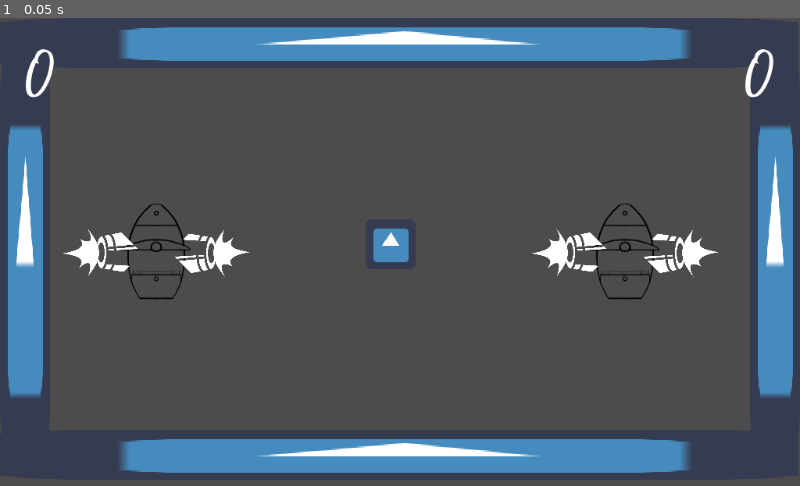
Above: before the commit, frame 1.
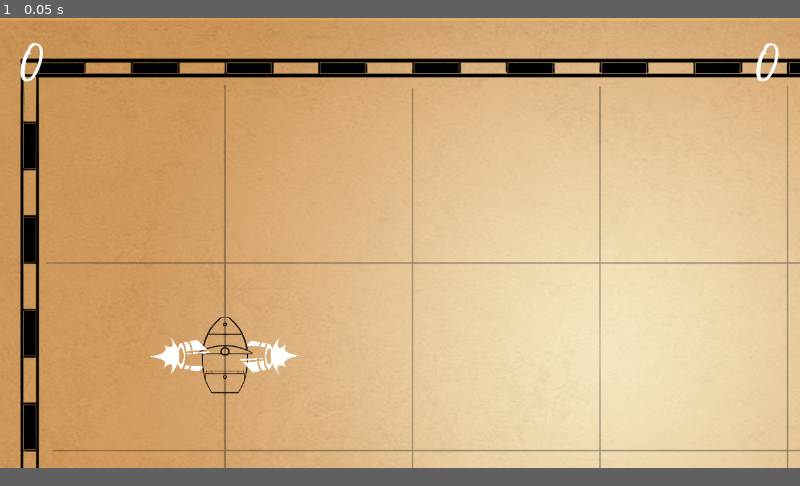
Above: after the commit, the same moment.

Repository: jservant/HighSails
Game: Godot game, scene res://Scenes/Main.tscn
Two runs of this game, one before a commit and one after it. Both use one fixed random seed, a clock stepped at 60 frames per second and the inputs below. The engine's default icon, where the game draws it, is replaced by a stand-in: a white triangle on a blue panel in a dark square.
Inputs:
- Up to frame 1 (0.05 s): no input
In our replay, the window is 800x468 before the commit and 800x450 after it. These sizes can differ from the game's own. Grey fills any space a smaller window leaves; there, only what the larger window draws over its background counts as a difference.

The runs differ from the first frame. In frame 1, 97% of the frame differs, in the area x 0-100%, y 0-98%.

Commit message:
Implemented some assets

Diff:
--- a/Scenes/Main.tscn
+++ b/Scenes/Main.tscn
@@ -1,41 +1,47 @@
-[gd_scene load_steps=6 format=2]
+[gd_scene load_steps=7 format=2]
 
 [ext_resource path="res://Scenes/Player.tscn" type="PackedScene" id=1]
 [ext_resource path="res://Scripts/Main.gd" type="Script" id=2]
 [ext_resource path="res://Scripts/ShotManager.gd" type="Script" id=3]
-[ext_resource path="res://Scripts/Wall.tscn" type="PackedScene" id=4]
+[ext_resource path="res://Scenes/Wall.tscn" type="PackedScene" id=4]
 [ext_resource path="res://Scenes/HUD.tscn" type="PackedScene" id=5]
+[ext_resource path="res://Art/MapTemplate.png" type="Texture" id=6]
 
 [node name="Main" type="Node2D"]
 script = ExtResource( 2 )
 
+[node name="MapTemplate" type="Sprite" parent="."]
+position = Vector2( 960, 540 )
+texture = ExtResource( 6 )
+
 [node name="Player" parent="." groups=["Players"] instance=ExtResource( 1 )]
-position = Vector2( 200, 300 )
+position = Vector2( 360, 540 )
 
 [node name="Player2" parent="." groups=["Players"] instance=ExtResource( 1 )]
-position = Vector2( 800, 300 )
+position = Vector2( 1560, 540 )
 player_index = 1
 
 [node name="ShotManager" type="Node2D" parent="."]
 script = ExtResource( 3 )
 
 [node name="Wall" parent="." instance=ExtResource( 4 )]
-position = Vector2( 32, 300 )
-scale = Vector2( 1, 8 )
+position = Vector2( 32, 540 )
+scale = Vector2( 1, 15 )
 
 [node name="Wall4" parent="." instance=ExtResource( 4 )]
-position = Vector2( 992, 300 )
-scale = Vector2( 1, 8 )
+position = Vector2( 1890, 540 )
+scale = Vector2( 1, 15 )
 
 [node name="Wall2" parent="." instance=ExtResource( 4 )]
-position = Vector2( 510, 560 )
-scale = Vector2( 16, 1 )
+position = Vector2( 960, 1050 )
+scale = Vector2( 30, 1 )
 
 [node name="Wall3" parent="." instance=ExtResource( 4 )]
-position = Vector2( 510, 32 )
-scale = Vector2( 16, 1 )
+position = Vector2( 960, 32 )
+scale = Vector2( 30, 1 )
 
 [node name="Wall5" parent="." instance=ExtResource( 4 )]
-position = Vector2( 500, 290 )
+position = Vector2( 960, 540 )
+scale = Vector2( 3, 3 )
 
 [node name="HUD" parent="." instance=ExtResource( 5 )]
--- /dev/null
+++ b/Scenes/Wall.tscn
@@ -0,0 +1,12 @@
+[gd_scene load_steps=3 format=2]
+
+[ext_resource path="res://Scripts/Wall.gd" type="Script" id=2]
+
+[sub_resource type="RectangleShape2D" id=1]
+extents = Vector2( 32, 32 )
+
+[node name="Wall" type="StaticBody2D"]
+script = ExtResource( 2 )
+
+[node name="CollisionShape2D" type="CollisionShape2D" parent="."]
+shape = SubResource( 1 )
--- a/Scripts/Wall.tscn
+++ /dev/null
@@ -1,16 +0,0 @@
-[gd_scene load_steps=4 format=2]
-
-[ext_resource path="res://Art/Temp Art/icon.png" type="Texture" id=1]
-[ext_resource path="res://Scenes/Wall.gd" type="Script" id=2]
-
-[sub_resource type="RectangleShape2D" id=1]
-extents = Vector2( 32, 32 )
-
-[node name="Wall" type="StaticBody2D"]
-script = ExtResource( 2 )
-
-[node name="CollisionShape2D" type="CollisionShape2D" parent="."]
-shape = SubResource( 1 )
-
-[node name="Sprite" type="Sprite" parent="."]
-texture = ExtResource( 1 )
--- a/project.godot
+++ b/project.godot
@@ -26,6 +26,8 @@
 
 [display]
 
+window/size/width=1280
+window/size/height=720
 window/size/resizable=false
 
 [gui]
Binary file added: Art/MapTemplate.png
Not shown, added: Art/MapTemplate.png.import
Renamed: Scenes/Wall.gd -> Scripts/Wall.gd
